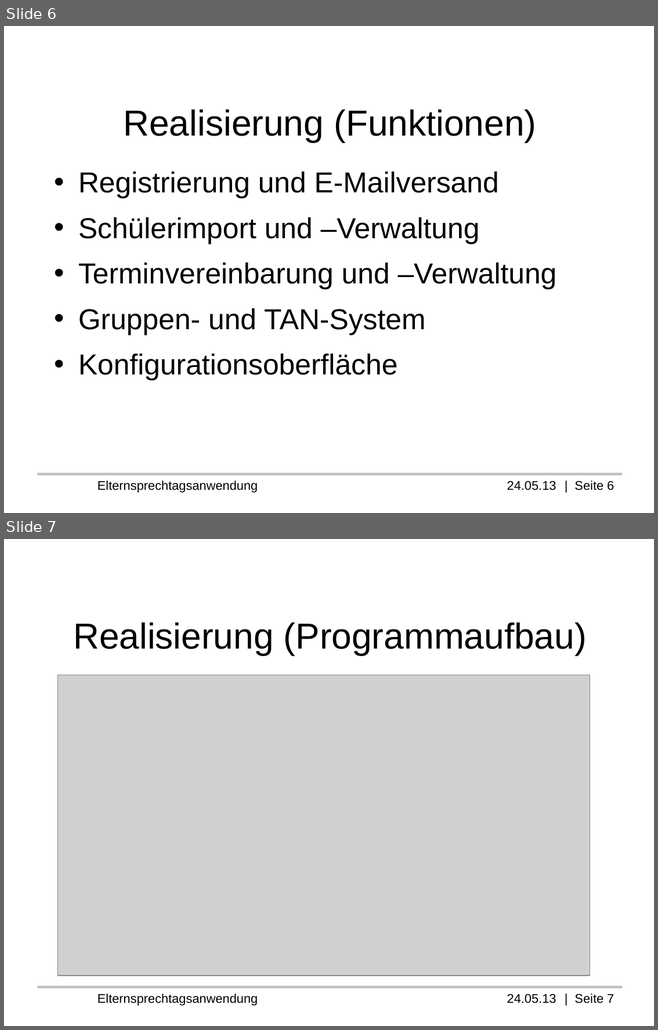
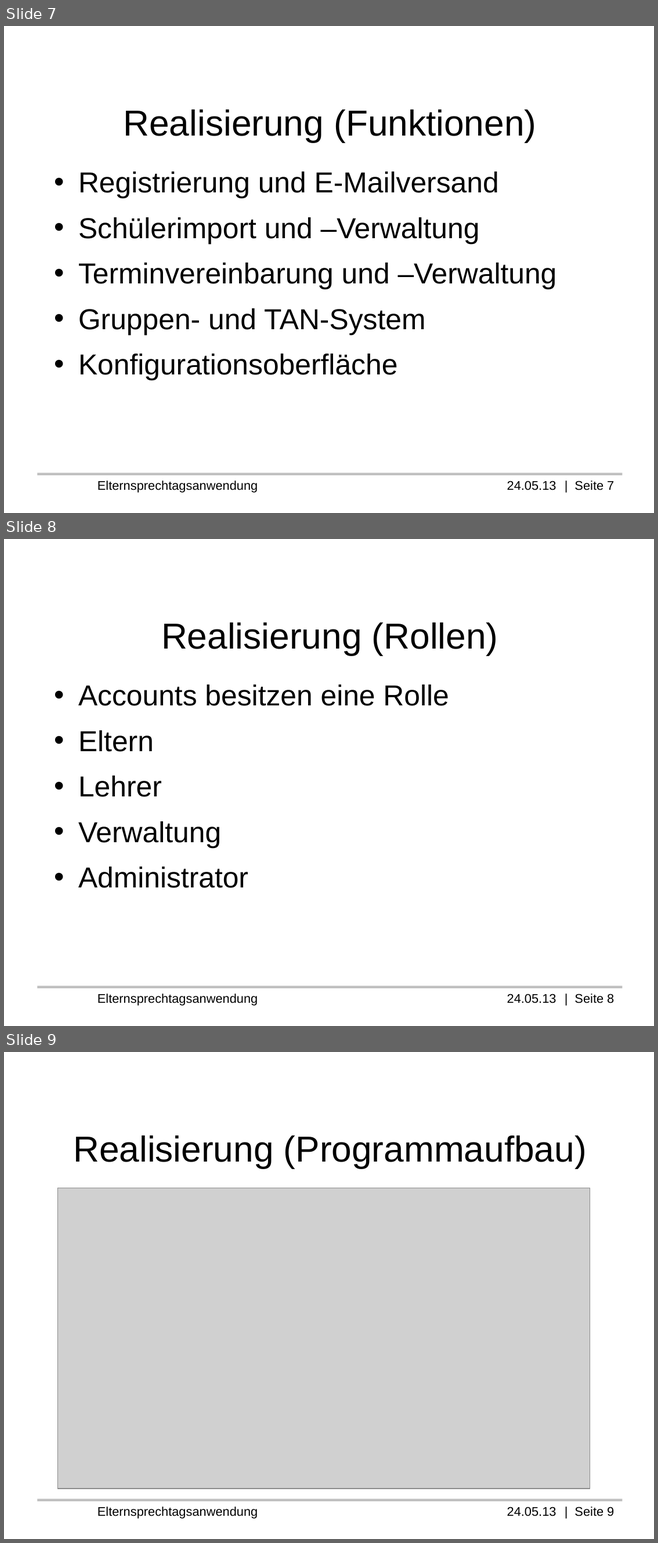
Before and after one commit to Professi/esta, a slide deck: docs/Praesentation/Elternsprechtagsanwendung(ESTA).odp. Shown one above the other, each under a label of ours: slides 6 and 7 before the commit, slides 7, 8 and 9 after it. The pictures are 658x1030 and 658x1543 pixels, drawn with LibreOffice and Linux fonts; fonts in the diff are those of the drawing; grey boxes stand for pictures; background and template pictures are left out. Boxes give left, top, right and bottom in pixels: in the first picture for what was removed or moved away, otherwise in the second. Text is boxed around its words. In the diff, an @@ line names an element or a change of style, - is before the commit and + after.

```diff
--- a/docs/Praesentation/Elternsprechtagsanwendung(ESTA).odp
+++ b/docs/Praesentation/Elternsprechtagsanwendung(ESTA).odp
@@ slide 8 added at (4, 539, 654, 1026), background #FFFFFF; not listed: 2 template elements that a slide beside it also shows @@
@@ title added at (161, 623, 498, 655), 40 pt, text #000000 @@
+Realisierung (Rollen)
@@ text added at (78, 685, 448, 888), 32 pt, text #000000 @@
+• Accounts besitzen eine Rolle
+• Eltern
+• Lehrer
+• Verwaltung
+• Administrator
@@ what was slide 6 is now slide 7 @@
@@ text at (97, 481, 614, 493): text changed @@
-Elternsprechtagsanwendung 24.05.13 | Seite 6
+Elternsprechtagsanwendung 24.05.13 | Seite 7
@@ what was slide 7 is now slide 9 @@
@@ text at (97, 1507, 614, 1519): text changed @@
-Elternsprechtagsanwendung 24.05.13 | Seite 7
+Elternsprechtagsanwendung 24.05.13 | Seite 9
```
Also in this commit, not shown: 3 slides changed, 2 other slides added, 5 other files.
